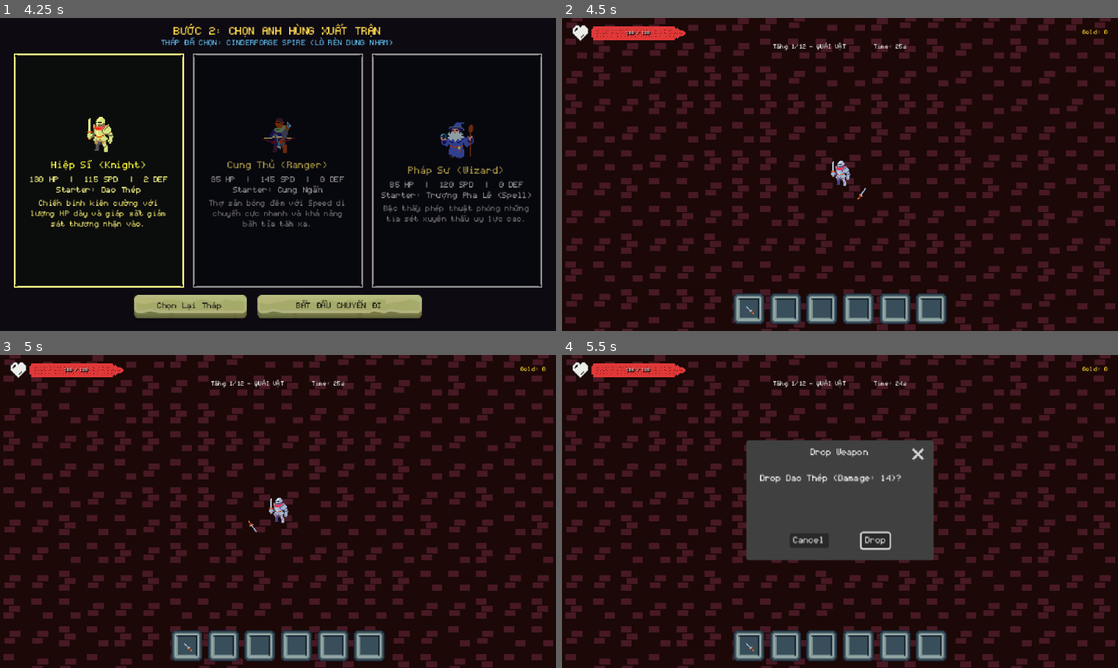
Above: before the commit, frames 1-4 (two rows, left to right).
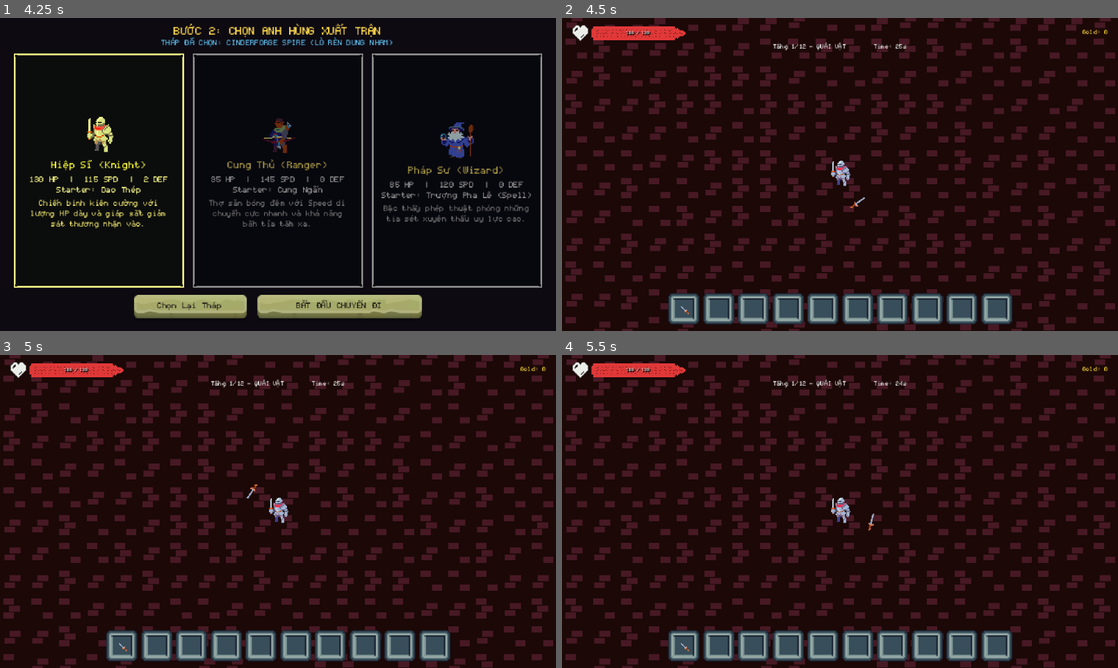
Above: after the commit, the same moments.

Repository: khanh-dinh26/NightSpire-Survival
Game: Godot game, scene res://src/ui/MainMenu.tscn
Two runs of this game, one before a commit and one after it. Both use one fixed random seed, a clock stepped at 60 frames per second and the inputs below. Sound files missing from this copy of the repository are replaced by a short silence.
Inputs (mouse positions are in pixels of both pictures, inside the frame that each line leads up to):
- Up to frame 1 (4.25 s): click "New Run" at 0.5 s; click (100, 171) at 1.25 s; click (278, 171) at 2 s; click (455, 171) at 2.75 s; click "Tiếp Tục (Chọn Anh Hùng)" at 3.5 s
- Up to frame 2 (4.5 s): click "BẮT ĐẦU CHUYẾN ĐI" at 4.25 s
- Up to frame 3 (5 s): no input
- Up to frame 4 (5.5 s): click (751, 646) at 5.02 s

Frame 1 is identical in both runs. In frame 2, 3.6% of the frame differs, in the area x 19-81%, y 54-98%; in frame 3, 3.6%; in frame 4, 16%, in the area x 19-81%, y 27-98%.

Commit message:
feat: expand inventory to 10 weapons, add 6 common weapons, increase weapon drop rates and hitbox, boost spin speed

Diff:
--- a/src/arena/FloorManager.gd
+++ b/src/arena/FloorManager.gd
@@ -46,7 +46,13 @@
 	var item_paths: Array[String] = [
 		# Weapons
 		"res://src/data/items/weapons/dagger.tres",
+		"res://src/data/items/weapons/iron_sword.tres",
+		"res://src/data/items/weapons/iron_spear.tres",
+		"res://src/data/items/weapons/war_mace.tres",
+		"res://src/data/items/weapons/greatsword.tres",
+		"res://src/data/items/weapons/silver_rapier.tres",
 		"res://src/data/items/weapons/short_bow.tres",
+		"res://src/data/items/weapons/hunting_crossbow.tres",
 		"res://src/data/items/weapons/flame_sword.tres",
 		"res://src/data/items/weapons/crystal_staff.tres",
 		"res://src/data/items/weapons/vampire_dagger.tres",
--- a/src/autoloads/GameManager.gd
+++ b/src/autoloads/GameManager.gd
@@ -13,6 +13,7 @@
 var dark_night_cycle: int = 0
 
 # ---- Inventory ----
+const MAX_WEAPONS: int = 10
 var equipped_weapons: Array[ItemData] = []
 var passive_buffs: Array[ItemData] = []
 var learned_spells: Dictionary = {} # spell_id: String -> level: int
--- /dev/null
+++ b/src/data/items/weapons/greatsword.tres
@@ -0,0 +1,20 @@
+[gd_resource type="Resource" script_class="ItemData" load_steps=2 format=3]
+
+[ext_resource type="Script" path="res://src/resources/ItemData.gd" id="1_item"]
+
+[resource]
+script = ExtResource("1_item")
+item_id = "greatsword"
+item_name = "Đại Kiếm"
+type = 0
+rarity = 0
+price = 20
+sprite_region = Rect2(256, 0, 32, 32)
+weapon_style = 0
+base_damage = 28
+attack_speed = 2.4
+attack_range = 95.0
+projectile_speed = 200.0
+knockback = 85.0
+stats_modifier = {}
+description = "Thanh đại kiếm to bản quét bay lũ quái."
--- /dev/null
+++ b/src/data/items/weapons/hunting_crossbow.tres
@@ -0,0 +1,20 @@
+[gd_resource type="Resource" script_class="ItemData" load_steps=2 format=3]
+
+[ext_resource type="Script" path="res://src/resources/ItemData.gd" id="1_item"]
+
+[resource]
+script = ExtResource("1_item")
+item_id = "hunting_crossbow"
+item_name = "Nỏ Thợ Săn"
+type = 0
+rarity = 0
+price = 18
+sprite_region = Rect2(128, 288, 32, 32)
+weapon_style = 1
+base_damage = 22
+attack_speed = 2.2
+attack_range = 190.0
+projectile_speed = 240.0
+knockback = 65.0
+stats_modifier = {}
+description = "Bắn tiễn nỏ uy lực và xoay chém cận chiến."
--- /dev/null
+++ b/src/data/items/weapons/iron_spear.tres
@@ -0,0 +1,20 @@
+[gd_resource type="Resource" script_class="ItemData" load_steps=2 format=3]
+
+[ext_resource type="Script" path="res://src/resources/ItemData.gd" id="1_item"]
+
+[resource]
+script = ExtResource("1_item")
+item_id = "iron_spear"
+item_name = "Giáo Sắt"
+type = 0
+rarity = 0
+price = 16
+sprite_region = Rect2(192, 0, 32, 32)
+weapon_style = 0
+base_damage = 20
+attack_speed = 3.2
+attack_range = 95.0
+projectile_speed = 200.0
+knockback = 80.0
+stats_modifier = {}
+description = "Mũi giáo nhọn hoắt quét rộng và đẩy lùi."
--- /dev/null
+++ b/src/data/items/weapons/iron_sword.tres
@@ -0,0 +1,20 @@
+[gd_resource type="Resource" script_class="ItemData" load_steps=2 format=3]
+
+[ext_resource type="Script" path="res://src/resources/ItemData.gd" id="1_item"]
+
+[resource]
+script = ExtResource("1_item")
+item_id = "iron_sword"
+item_name = "Kiếm Thép"
+type = 0
+rarity = 0
+price = 15
+sprite_region = Rect2(128, 0, 32, 32)
+weapon_style = 0
+base_damage = 18
+attack_speed = 3.6
+attack_range = 85.0
+projectile_speed = 200.0
+knockback = 70.0
+stats_modifier = {}
+description = "Kiếm thép cân bằng với lực chém mạnh mẽ."
--- /dev/null
+++ b/src/data/items/weapons/silver_rapier.tres
@@ -0,0 +1,20 @@
+[gd_resource type="Resource" script_class="ItemData" load_steps=2 format=3]
+
+[ext_resource type="Script" path="res://src/resources/ItemData.gd" id="1_item"]
+
+[resource]
+script = ExtResource("1_item")
+item_id = "silver_rapier"
+item_name = "Kiếm Liễu Bạc"
+type = 0
+rarity = 0
+price = 16
+sprite_region = Rect2(288, 0, 32, 32)
+weapon_style = 0
+base_damage = 15
+attack_speed = 4.4
+attack_range = 80.0
+projectile_speed = 200.0
+knockback = 50.0
+stats_modifier = {}
+description = "Kiếm liễu thanh mảnh với tốc độ xoay chém cực nhanh."
--- /dev/null
+++ b/src/data/items/weapons/war_mace.tres
@@ -0,0 +1,20 @@
+[gd_resource type="Resource" script_class="ItemData" load_steps=2 format=3]
+
+[ext_resource type="Script" path="res://src/resources/ItemData.gd" id="1_item"]
+
+[resource]
+script = ExtResource("1_item")
+item_id = "war_mace"
+item_name = "Chùy Thép"
+type = 0
+rarity = 0
+price = 18
+sprite_region = Rect2(224, 0, 32, 32)
+weapon_style = 0
+base_damage = 25
+attack_speed = 2.6
+attack_range = 80.0
+projectile_speed = 200.0
+knockback = 90.0
+stats_modifier = {}
+description = "Chùy nặng nghiền nát và đẩy văng quái vật."
--- a/src/entities/weapons/WeaponBase.gd
+++ b/src/entities/weapons/WeaponBase.gd
@@ -72,8 +72,8 @@
 func _process_spinning_contact_damage() -> void:
 	var now: float = Time.get_ticks_msec() / 1000.0
 	# Hit interval per enemy based on weapon attack speed
-	var hit_interval: float = clampf(1.0 / maxf(item_data.attack_speed, 1.0), 0.18, 0.45)
-	var contact_radius: float = 24.0
+	var hit_interval: float = clampf(1.0 / maxf(item_data.attack_speed, 1.0), 0.16, 0.40)
+	var contact_radius: float = 34.0
 
 	var enemies: Array[Node] = get_tree().get_nodes_in_group(&"enemies")
 	for node: Node in enemies:
--- a/src/entities/weapons/WeaponBase.tscn
+++ b/src/entities/weapons/WeaponBase.tscn
@@ -8,6 +8,7 @@
 
 [node name="Sprite2D" type="Sprite2D" parent="."]
 texture_filter = 0
+scale = Vector2(1.25, 1.25)
 texture = ExtResource("1_items")
 region_enabled = true
 region_rect = Rect2(0, 0, 32, 32)
--- a/src/entities/weapons/WeaponOrbit.gd
+++ b/src/entities/weapons/WeaponOrbit.gd
@@ -2,11 +2,11 @@
 extends Node2D
 ## Manages up to 6 weapons orbiting the player in a balanced circle.
 
-const MAX_WEAPONS: int = 6
+const MAX_WEAPONS: int = 10
 
 var weapons: Array[WeaponBase] = []
-var orbit_radius: float = 34.0
-var rotation_speed: float = 3.8  # rad/s - spinning top whirl
+var orbit_radius: float = 38.0
+var rotation_speed: float = 5.6  # rad/s - blazing spinning top whirl
 
 var _orbit_angle: float = 0.0
 
--- a/src/systems/ItemPool.gd
+++ b/src/systems/ItemPool.gd
@@ -19,14 +19,24 @@
 	while selected.size() < count and not pool.is_empty():
 		var total_weight: float = 0.0
 		for item: ItemData in pool:
-			total_weight += ItemData.rarity_weight(item.rarity)
+			var w: float = ItemData.rarity_weight(item.rarity)
+			if item.type == ItemData.ItemType.WEAPON:
+				w *= 2.2
+				if item.rarity == ItemData.Rarity.COMMON:
+					w *= 1.5
+			total_weight += w
 
 		var roll: float = randf_range(0.0, total_weight)
 		var cumulative: float = 0.0
 		var chosen_idx: int = 0
 
 		for i: int in range(pool.size()):
-			cumulative += ItemData.rarity_weight(pool[i].rarity)
+			var w: float = ItemData.rarity_weight(pool[i].rarity)
+			if pool[i].type == ItemData.ItemType.WEAPON:
+				w *= 2.2
+				if pool[i].rarity == ItemData.Rarity.COMMON:
+					w *= 1.5
+			cumulative += w
 			if roll <= cumulative:
 				chosen_idx = i
 				break
--- a/src/ui/BossDraftUI.gd
+++ b/src/ui/BossDraftUI.gd
@@ -79,7 +79,7 @@
 				already_owned = true
 				break
 
-	if item.type == ItemData.ItemType.WEAPON and GameManager.equipped_weapons.size() >= 6 and not already_owned:
+	if item.type == ItemData.ItemType.WEAPON and GameManager.equipped_weapons.size() >= GameManager.MAX_WEAPONS and not already_owned:
 		_pending_item = item
 		_pending_card = card
 		_show_replace_modal(item)
@@ -104,7 +104,7 @@
 
 
 func _show_replace_modal(new_item: ItemData) -> void:
-	replace_title.text = "INVENTORY FULL (6/6) — CHỌN WEAPON MUỐN DROP ĐỂ LẤY %s:" % new_item.item_name
+	replace_title.text = "TÚI ĐỒ ĐẦY (%d/%d) — CHỌN VŨ KHÍ MUỐN BỎ ĐỂ LẤY %s:" % [GameManager.MAX_WEAPONS, GameManager.MAX_WEAPONS, new_item.item_name]
 	for child: Node in replace_slots_container.get_children():
 		child.queue_free()
 
--- a/src/ui/InventoryBar.gd
+++ b/src/ui/InventoryBar.gd
@@ -1,22 +1,17 @@
 class_name InventoryBar
 extends HBoxContainer
-## Inventory Hotbar displaying up to 6 equipped weapon slots.
-
-@onready var slot_0: InventorySlot = $Slot0
-@onready var slot_1: InventorySlot = $Slot1
-@onready var slot_2: InventorySlot = $Slot2
-@onready var slot_3: InventorySlot = $Slot3
-@onready var slot_4: InventorySlot = $Slot4
-@onready var slot_5: InventorySlot = $Slot5
+## Inventory Hotbar displaying up to 10 equipped weapon slots.
 
 var _slots: Array[InventorySlot] = []
 
 
 func _ready() -> void:
-	_slots = [slot_0, slot_1, slot_2, slot_3, slot_4, slot_5]
-
-	for i: int in range(_slots.size()):
-		_slots[i].slot_clicked.connect(_on_slot_clicked)
+	_slots.clear()
+	for child: Node in get_children():
+		if child is InventorySlot:
+			var slot: InventorySlot = child as InventorySlot
+			_slots.append(slot)
+			slot.slot_clicked.connect(_on_slot_clicked)
 
 	EventBus.weapons_changed.connect(refresh_inventory)
 	call_deferred(&"refresh_inventory")
@@ -34,10 +29,10 @@
 func _on_slot_clicked(slot_index: int, item: ItemData) -> void:
 	# Show quick drop prompt
 	var drop_dialog: ConfirmationDialog = ConfirmationDialog.new()
-	drop_dialog.title = "Drop Weapon"
-	drop_dialog.dialog_text = "Drop %s (Damage: %d)?" % [item.item_name, item.base_damage]
-	drop_dialog.ok_button_text = "Drop"
-	drop_dialog.cancel_button_text = "Cancel"
+	drop_dialog.title = "Bỏ Vũ Khí"
+	drop_dialog.dialog_text = "Bạn có chắc muốn bỏ %s (Sát thương: %d)?" % [item.item_name, item.base_damage]
+	drop_dialog.ok_button_text = "Bỏ"
+	drop_dialog.cancel_button_text = "Hủy"
 	add_child(drop_dialog)
 	drop_dialog.popup_centered()
 
--- a/src/ui/InventoryBar.tscn
+++ b/src/ui/InventoryBar.tscn
@@ -4,7 +4,7 @@
 [ext_resource type="PackedScene" path="res://src/ui/InventorySlot.tscn" id="2_slot"]
 
 [node name="InventoryBar" type="HBoxContainer"]
-theme_override_constants/separation = 6
+theme_override_constants/separation = 4
 alignment = 1
 script = ExtResource("1_bar")
 
@@ -25,3 +25,15 @@
 
 [node name="Slot5" parent="." instance=ExtResource("2_slot")]
 layout_mode = 2
+
+[node name="Slot6" parent="." instance=ExtResource("2_slot")]
+layout_mode = 2
+
+[node name="Slot7" parent="." instance=ExtResource("2_slot")]
+layout_mode = 2
+
+[node name="Slot8" parent="." instance=ExtResource("2_slot")]
+layout_mode = 2
+
+[node name="Slot9" parent="." instance=ExtResource("2_slot")]
+layout_mode = 2
--- a/src/ui/WaveShopUI.gd
+++ b/src/ui/WaveShopUI.gd
@@ -43,7 +43,13 @@
 	# Weapons
 	var weapon_files: Array[String] = [
 		"res://src/data/items/weapons/dagger.tres",
+		"res://src/data/items/weapons/iron_sword.tres",
+		"res://src/data/items/weapons/iron_spear.tres",
+		"res://src/data/items/weapons/war_mace.tres",
+		"res://src/data/items/weapons/greatsword.tres",
+		"res://src/data/items/weapons/silver_rapier.tres",
 		"res://src/data/items/weapons/short_bow.tres",
+		"res://src/data/items/weapons/hunting_crossbow.tres",
 		"res://src/data/items/weapons/flame_sword.tres",
 		"res://src/data/items/weapons/crystal_staff.tres",
 		"res://src/data/items/weapons/vampire_dagger.tres",
@@ -122,7 +128,7 @@
 				already_owned = true
 				break
 
-	if item.type == ItemData.ItemType.WEAPON and GameManager.equipped_weapons.size() >= 6 and not already_owned:
+	if item.type == ItemData.ItemType.WEAPON and GameManager.equipped_weapons.size() >= GameManager.MAX_WEAPONS and not already_owned:
 		_pending_item = item
 		_pending_card = card
 		_show_replace_modal(item)
@@ -139,7 +145,7 @@
 
 # ── Replace Modal Logic ─────────────────────────────────────────────────
 func _show_replace_modal(new_item: ItemData) -> void:
-	replace_title.text = "INVENTORY FULL (6/6) — CHỌN WEAPON MUỐN DROP ĐỂ LẤY %s:" % new_item.item_name
+	replace_title.text = "TÚI ĐỒ ĐẦY (%d/%d) — CHỌN VŨ KHÍ MUỐN BỎ ĐỂ LẤY %s:" % [GameManager.MAX_WEAPONS, GameManager.MAX_WEAPONS, new_item.item_name]
 	for child: Node in replace_slots_container.get_children():
 		child.queue_free()
 
